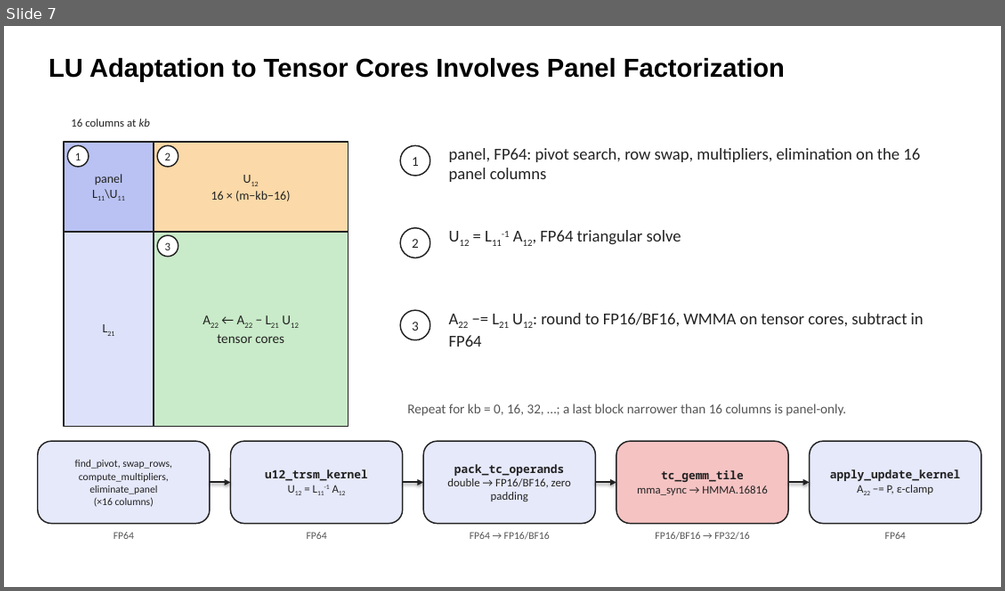
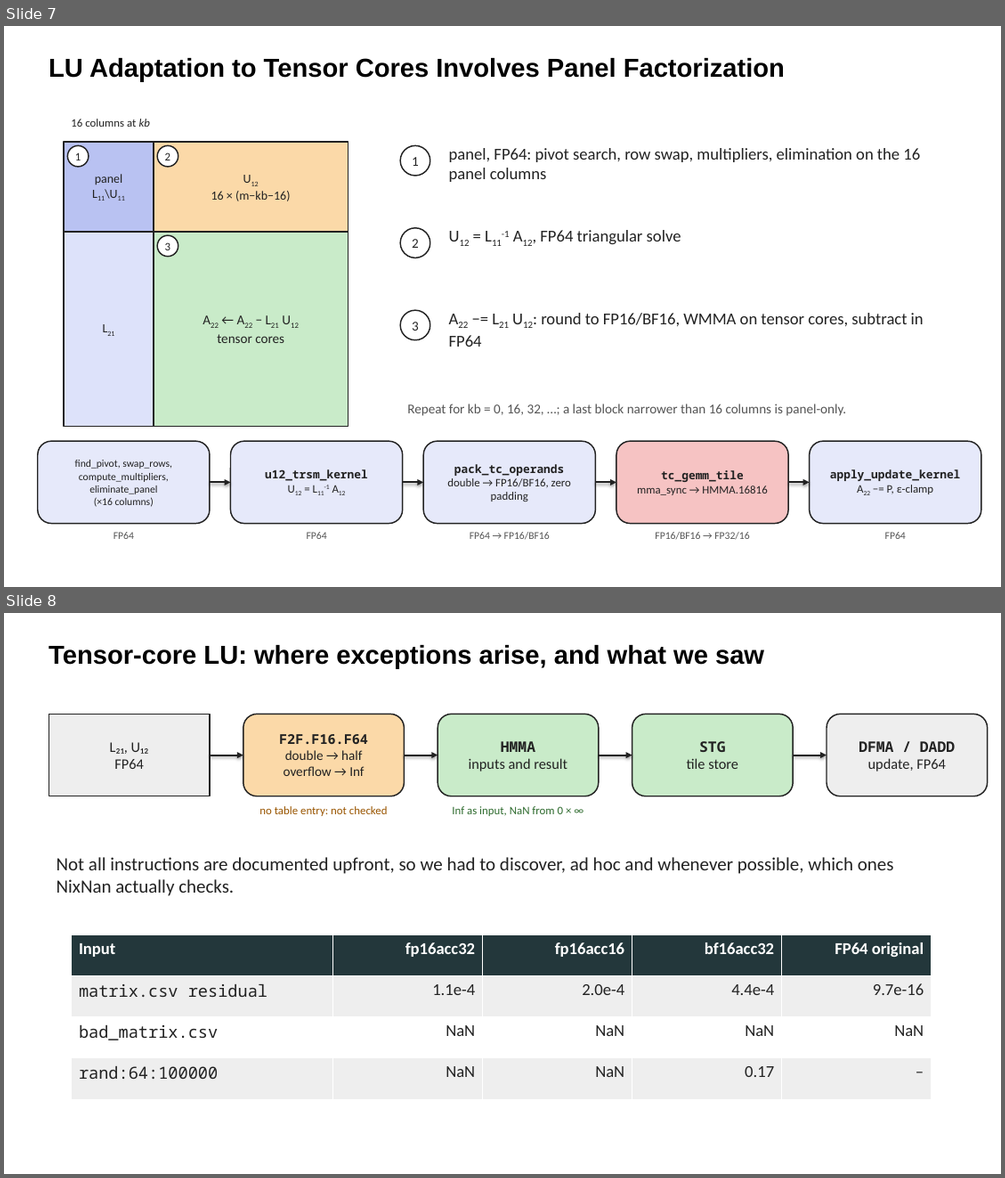
Before and after one commit to parfloat/SC26-Tutorial, a slide deck: lu_solve_gpu/LU_Slides.pptx. Shown one above the other, each under a label of ours: slide 7 before the commit, slides 7 and 8 after it. The pictures are 1005x591 and 1005x1178 pixels, drawn with LibreOffice and Linux fonts; fonts in the diff are those of the drawing. Boxes give left, top, right and bottom in pixels: in the first picture for what was removed or moved away, otherwise in the second. Text is boxed around its words. In the diff, an @@ line names an element or a change of style, - is before the commit and + after.

```diff
--- a/lu_solve_gpu/LU_Slides.pptx
+++ b/lu_solve_gpu/LU_Slides.pptx
@@ slide 8 added at (x1=4, y1=613, x2=1001, y2=1174), background #FFFFFF @@
@@ text added at (x1=48, y1=645, x2=764, y2=669), 25 pt, text #000000, bold @@
+Tensor-core LU: where exceptions arise, and what we saw
@@ rectangle added at (x1=48, y1=714, x2=210, y2=796), fill #EEEEEE, outline #222222 1.25 pt, 14 pt, text #222222 @@
+L₂₁, U₁₂
+FP64
@@ rounded rectangle added at (x1=243, y1=714, x2=404, y2=796), fill #FBD9A8, outline #222222 1.25 pt, 13 pt, text #222222 @@
+F2F.F16.F64
+double → half
+overflow → Inf
@@ rounded rectangle added at (x1=437, y1=714, x2=599, y2=796), fill #C9EBC9, outline #222222 1.25 pt, 14 pt, text #222222 @@
+HMMA
+inputs and result
@@ rounded rectangle added at (x1=632, y1=714, x2=793, y2=796), fill #C9EBC9, outline #222222 1.25 pt, 14 pt, text #222222 @@
+STG
+tile store
@@ rounded rectangle added at (x1=826, y1=714, x2=987, y2=796), fill #EEEEEE, outline #222222 1.25 pt, 14 pt, text #222222 @@
+DFMA / DADD
+update, FP64
@@ arrow added from (210, 755) to (243, 755), #222222 1.75 pt @@
@@ arrow added from (404, 755) to (437, 755), #222222 1.75 pt @@
@@ arrow added from (599, 755) to (632, 755), #222222 1.75 pt @@
@@ arrow added from (793, 755) to (826, 755), #222222 1.75 pt @@
@@ text added at (x1=259, y1=806, x2=388, y2=816), 11 pt, text #995500 @@
+no table entry: not checked
@@ text added at (x1=452, y1=806, x2=563, y2=816), 11 pt, text #2E6B2E @@
+Inf as input, NaN from 0 × ∞
@@ text added at (x1=57, y1=857, x2=894, y2=896), 18 pt, text #222222 @@
+Not all instructions are documented upfront, so we had to discover, ad hoc and whenever possible, which ones NixNan actually checks.
@@ table added at (x1=72, y1=934, x2=931, y2=1099), 4 rows, 5 columns @@
+Input | fp16acc32 | fp16acc16 | bf16acc32 | FP64 original
+matrix.csv residual | 1.1e-4 | 2.0e-4 | 4.4e-4 | 9.7e-16
+bad_matrix.csv | NaN | NaN | NaN | NaN
+rand:64:100000 | NaN | NaN | 0.17 | –
```
Also in this commit, not shown: 1 other file.
